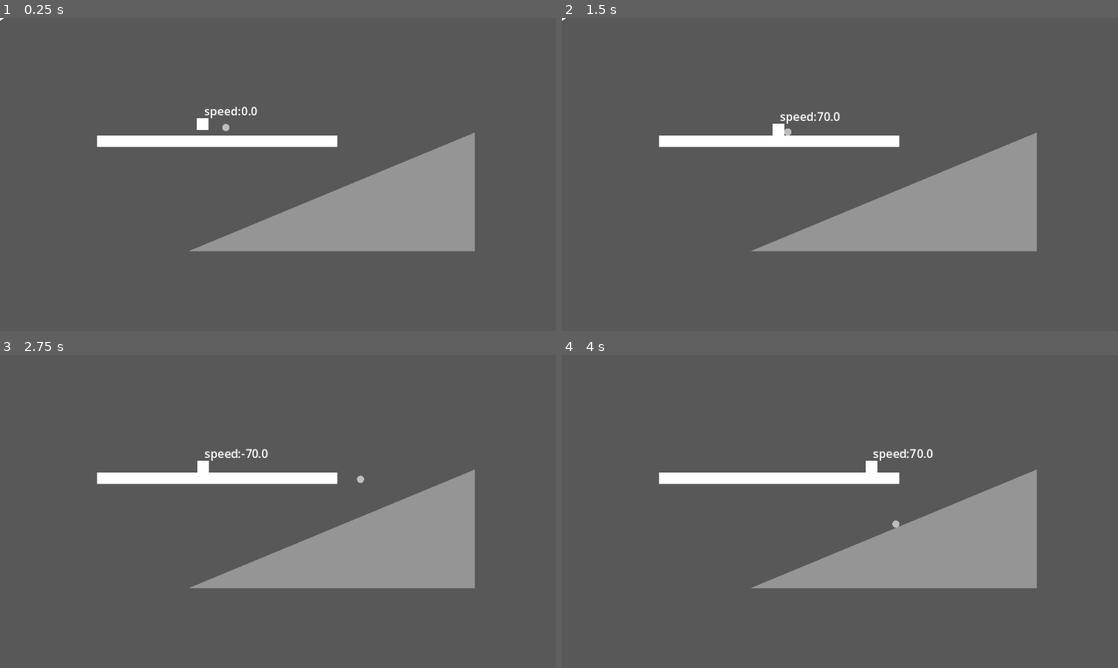
Above: before the commit, frames 1-4 (two rows, left to right).
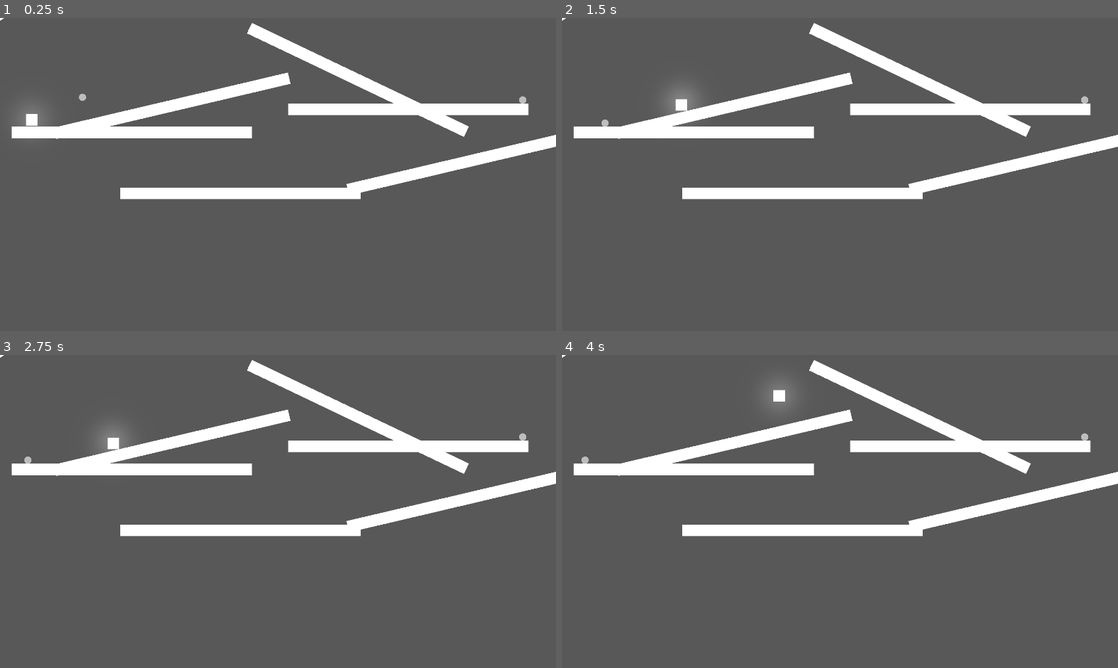
Above: after the commit, the same moments.

Repository: tiaoye123/shadow
Game: Godot game, scene res://scenes/推球测试.tscn
Same seed, same stepped clock (60 frames per second), same inputs: the game is played once before the commit and once after it. The project has no main scene, so this scene is started directly.
Inputs (mouse positions are in pixels of both pictures, inside the frame that each line leads up to):
- Up to frame 1 (0.25 s): no input
- Up to frame 2 (1.5 s): move the mouse to (962, 158) at 0.52 s; hold D (right) from 0.53 s (still down); right-click (962, 158) at 0.6 s; tap W (jump, bound only after the commit) at 0.77, 1.07 s; tap Q (light, bound only before the commit) at 0.8, 1.35 s; move the mouse to (728, 190) at 1.27 s
- Up to frame 3 (2.75 s): tap W (jump, bound only after the commit) at 1.52, 1.82 s; tap F (pick) at 1.55, 2.1 s; move the mouse to (333, 442) at 2.02 s; release D (right) at 2.03 s; hold A (left) from 2.03 s (still down); click (333, 442) at 2.3 s
- Up to frame 4 (4 s): move the mouse to (812, 574) at 2.77 s; release A (left) at 2.78 s; hold D (right) from 2.78 s (still down); click (812, 574) at 2.85 s; tap W (jump, bound only after the commit) at 3.02, 3.05, 3.32, 3.6, 3.77 s; move the mouse to (1006, 558) at 3.52 s; right-click (1006, 558) at 3.8 s

The runs differ from the first frame. In frame 1, 19% of the frame differs, in the area x 2-100%, y 1-75%; in frame 2, 19%; in frame 3, 19%, in the area x 0-100%, y 0-75%; in frame 4, 19%.

Commit message:
完成了一部分关卡白盒，完成了门-按钮逻辑

Diff:
--- a/project.godot
+++ b/project.godot
@@ -53,7 +53,12 @@
 }
 light={
 "deadzone": 0.2,
-"events": [Object(InputEventKey,"resource_local_to_scene":false,"resource_name":"","device":-1,"window_id":0,"alt_pressed":false,"shift_pressed":false,"ctrl_pressed":false,"meta_pressed":false,"pressed":false,"keycode":0,"physical_keycode":81,"key_label":0,"unicode":113,"location":0,"echo":false,"script":null)
+"events": [Object(InputEventMouseButton,"resource_local_to_scene":false,"resource_name":"","device":-1,"window_id":0,"alt_pressed":false,"shift_pressed":false,"ctrl_pressed":false,"meta_pressed":false,"button_mask":2,"position":Vector2(80, 24),"global_position":Vector2(89, 72),"factor":1.0,"button_index":2,"canceled":false,"pressed":true,"double_click":false,"script":null)
+]
+}
+jump={
+"deadzone": 0.2,
+"events": [Object(InputEventKey,"resource_local_to_scene":false,"resource_name":"","device":-1,"window_id":0,"alt_pressed":false,"shift_pressed":false,"ctrl_pressed":false,"meta_pressed":false,"pressed":false,"keycode":0,"physical_keycode":87,"key_label":0,"unicode":119,"location":0,"echo":false,"script":null)
 ]
 }
 
--- a/scenes/Player.tscn
+++ b/scenes/Player.tscn
@@ -24,14 +24,6 @@
 [node name="玩家碰撞体积" type="CollisionPolygon2D" parent="." unique_id=1301840560]
 polygon = PackedVector2Array(0, -4, -4, -3, -4, 4, 4, 4, 4, -3)
 
-[node name="speed" type="Label" parent="." unique_id=1179462973]
-offset_left = 1.0
-offset_top = -15.0
-offset_right = 11.0
-offset_bottom = -3.0
-theme_override_font_sizes/font_size = 8
-text = "67"
-
 [node name="拾取范围" type="Area2D" parent="." unique_id=1088140477]
 collision_layer = 2
 collision_mask = 2
--- /dev/null
+++ b/scenes/ground.tscn
@@ -0,0 +1,15 @@
+[gd_scene format=3 uid="uid://du1prpvc213ui"]
+
+[sub_resource type="RectangleShape2D" id="RectangleShape2D_wvhbo"]
+size = Vector2(81, 16)
+
+[node name="ground" type="Polygon2D" unique_id=1877104585]
+polygon = PackedVector2Array(-38, -8, -38, 8, 43, 8, 43, -8)
+
+[node name="StaticBody2D" type="StaticBody2D" parent="." unique_id=1090688382]
+collision_layer = 3
+collision_mask = 3
+
+[node name="CollisionShape2D" type="CollisionShape2D" parent="StaticBody2D" unique_id=1056404845]
+position = Vector2(2.5, 0)
+shape = SubResource("RectangleShape2D_wvhbo")
--- a/scenes/stone.tscn
+++ b/scenes/stone.tscn
@@ -3,7 +3,7 @@
 [ext_resource type="Script" uid="uid://6v6dcsqw1cns" path="res://script/stone.gd" id="1_hmdus"]
 
 [sub_resource type="PhysicsMaterial" id="PhysicsMaterial_hmdus"]
-friction = 0.1
+friction = 0.03
 bounce = 0.2
 
 [sub_resource type="CircleShape2D" id="CircleShape2D_t2l8l"]
@@ -16,9 +16,13 @@
 physics_material_override = SubResource("PhysicsMaterial_hmdus")
 gravity_scale = 0.4
 continuous_cd = 1
-linear_damp = 1.0
-angular_damp = 1.0
+contact_monitor = true
+max_contacts_reported = 8
+linear_damp = 0.8
+angular_damp = 0.8
 script = ExtResource("1_hmdus")
 
 [node name="CollisionShape2D" type="CollisionShape2D" parent="." unique_id=21960199]
 shape = SubResource("CircleShape2D_t2l8l")
+
+[connection signal="body_entered" from="." to="." method="_on_body_entered"]
--- /dev/null
+++ b/scenes/关卡白盒.tscn
@@ -0,0 +1,228 @@
+[gd_scene format=3 uid="uid://dptsft2j3w2ns"]
+
+[ext_resource type="PackedScene" uid="uid://1nefrf4dklsj" path="res://scenes/Player.tscn" id="1_qs82n"]
+[ext_resource type="PackedScene" uid="uid://du1prpvc213ui" path="res://scenes/ground.tscn" id="2_dknf8"]
+[ext_resource type="PackedScene" uid="uid://ba7wmhgirsrr6" path="res://scenes/火光.tscn" id="3_epj6p"]
+[ext_resource type="PackedScene" uid="uid://ba3mhywajgb0d" path="res://scenes/stone.tscn" id="4_kovhf"]
+[ext_resource type="Script" uid="uid://cbd8bvckhjvph" path="res://script/旋转门.gd" id="5_q4q4l"]
+[ext_resource type="Script" uid="uid://b2vu1lcnfm3kc" path="res://script/按钮.gd" id="6_1wdii"]
+
+[sub_resource type="Environment" id="Environment_wvhbo"]
+background_mode = 3
+glow_enabled = true
+glow_hdr_threshold = 0.7
+glow_hdr_scale = 1.0
+
+[sub_resource type="RectangleShape2D" id="RectangleShape2D_ifow5"]
+size = Vector2(2, 14)
+
+[sub_resource type="RectangleShape2D" id="RectangleShape2D_wvhbo"]
+size = Vector2(2, 1.625)
+
+[node name="关卡白盒" type="Node" unique_id=1724823283]
+
+[node name="WorldEnvironment" type="WorldEnvironment" parent="." unique_id=2082601752]
+environment = SubResource("Environment_wvhbo")
+
+[node name="背景" type="Polygon2D" parent="." unique_id=1196559667]
+position = Vector2(-4, 2)
+color = Color(0.24477637, 0.2447764, 0.24477637, 1)
+polygon = PackedVector2Array(-33, -16, 446, -13, 423, 262, -64, 258, -196.73035, -5.0677643)
+uv = PackedVector2Array(-33, -16, 446, -13, 423, 262, -64, 258, -196.73035, -5.0677643)
+
+[node name="黑暗滤镜" type="CanvasModulate" parent="." unique_id=301520359]
+color = Color(0.0056611504, 0.0056611514, 0.00566115, 1)
+
+[node name="平台组" type="Node" parent="." unique_id=1942281477]
+
+[node name="ground" parent="平台组" unique_id=1877104585 instance=ExtResource("2_dknf8")]
+position = Vector2(45, 61.000004)
+scale = Vector2(0.8592819, 0.471616)
+polygon = PackedVector2Array(-38, -8, -38, 8, 2.0483246, 8, 43, 8, 43, -8)
+
+[node name="ground3" parent="平台组" unique_id=981728504 instance=ExtResource("2_dknf8")]
+position = Vector2(122.68966, 60.74062)
+rotation = 1.5707964
+scale = Vector2(0.093929574, 4.3489966)
+polygon = PackedVector2Array(-38, -8, -38, 8, 43, 8, 43.000015, -0.044906616, 43, -8)
+
+[node name="ground6" parent="平台组" unique_id=25226375 instance=ExtResource("2_dknf8")]
+position = Vector2(92.00001, 40)
+rotation = 1.5707964
+scale = Vector2(0.093929574, 0.51279026)
+polygon = PackedVector2Array(-38, -8, -38, 8, 43, 8, 43.000015, -0.044906616, 43, -8)
+
+[node name="ground5" parent="平台组" unique_id=1007552391 instance=ExtResource("2_dknf8")]
+position = Vector2(9, 24.999998)
+rotation = 1.5707964
+scale = Vector2(0.9251068, 0.44820508)
+
+[node name="ground4" parent="平台组" unique_id=320904083 instance=ExtResource("2_dknf8")]
+position = Vector2(77, 76)
+rotation = 2.8797934
+scale = Vector2(0.42739755, 0.31477106)
+
+[node name="ground7" parent="平台组" unique_id=1431014988 instance=ExtResource("2_dknf8")]
+position = Vector2(54.117283, 80.655)
+rotation = 3.1415927
+scale = Vector2(0.16157311, 0.31477106)
+polygon = PackedVector2Array(-38, -8, -38.00003, 0.3765869, -38, 8, 43, 8, 43, -8)
+
+[node name="ground8" parent="平台组" unique_id=1444191736 instance=ExtResource("2_dknf8")]
+position = Vector2(34.000008, 89)
+rotation = 3.6651917
+scale = Vector2(0.5868403, 0.31477106)
+polygon = PackedVector2Array(-38, -8, -38.00003, 0.3765869, -38, 8, 43, 8, 43, -8)
+
+[node name="ground13" parent="平台组" unique_id=957012634 instance=ExtResource("2_dknf8")]
+position = Vector2(71.83, 117.455)
+rotation = 3.1415927
+scale = Vector2(0.13250567, 0.2656265)
+
+[node name="ground14" parent="平台组" unique_id=1184356446 instance=ExtResource("2_dknf8")]
+position = Vector2(61.04105, 114.1784)
+rotation = 3.6651917
+scale = Vector2(0.18731487, 0.2656265)
+polygon = PackedVector2Array(-38, -8, -38, 8, 43, 8, 43, -8, 37.191376, -8)
+
+[node name="ground10" parent="平台组" unique_id=911280292 instance=ExtResource("2_dknf8")]
+position = Vector2(57.747086, 105.70379)
+rotation = 2.0943952
+scale = Vector2(0.18170346, 0.089107275)
+
+[node name="ground12" parent="平台组" unique_id=1135509178 instance=ExtResource("2_dknf8")]
+position = Vector2(68, 92.99999)
+rotation = 1.5707964
+scale = Vector2(0.18397048, 0.089107275)
+
+[node name="ground2" parent="平台组" unique_id=1522934929 instance=ExtResource("2_dknf8")]
+position = Vector2(320.00003, 191)
+scale = Vector2(1.155059, 0.44820508)
+
+[node name="player自发光" parent="." unique_id=989736161 node_paths=PackedStringArray("follow_one") instance=ExtResource("3_epj6p")]
+position = Vector2(335, 171)
+texture_scale = 0.3
+base_energy = 0.4
+pos_amount = 1.5
+follow_one = NodePath("../Player")
+
+[node name="Player" parent="." unique_id=389442010 instance=ExtResource("1_qs82n")]
+position = Vector2(28, 53)
+
+[node name="通关门" type="Polygon2D" parent="." unique_id=887440734]
+modulate = Color(0.735357, 0.735357, 0.735357, 1)
+position = Vector2(336, 187.00002)
+scale = Vector2(1.999999, 2.5384638)
+color = Color(0.446777, 0.44677705, 0.44677705, 1)
+polygon = PackedVector2Array(-6, 0, -6, -10.111107, -5.400009, -11.55555, -4.800003, -12.037033, -4.200012, -12.518517, -2.4000092, -12.999992, 2.399994, -12.999992, 4.199997, -12.518517, 4.799988, -12.037033, 5.399994, -11.55555, 6, -10.111107, 6, 0)
+
+[node name="火台" type="Polygon2D" parent="通关门" unique_id=777405657]
+position = Vector2(1.5, -7.6293945e-06)
+polygon = PackedVector2Array(-9, -5.777771, -8.400009, -5.296295, -8.400009, 0, -7.200012, 0, -7.200012, -5.296295, -6.600006, -5.777771)
+
+[node name="火焰" type="Node2D" parent="通关门/火台" unique_id=1099800649]
+position = Vector2(-8, -6.303027)
+
+[node name="火光" parent="通关门/火台" unique_id=464233725 node_paths=PackedStringArray("follow_one") instance=ExtResource("3_epj6p")]
+position = Vector2(-1.9999971, -6.6969633)
+scale = Vector2(0.50000024, 0.39393905)
+texture_scale = 0.5
+pos_amount = 1.5
+follow_one = NodePath("../火焰")
+
+[node name="火台2" type="Polygon2D" parent="通关门" unique_id=700688572]
+position = Vector2(14.0000305, -7.6293945e-06)
+polygon = PackedVector2Array(-9, -5.777771, -8.400009, -5.296295, -8.400009, 0, -7.200012, 0, -7.200012, -5.296295, -6.600006, -5.777771)
+
+[node name="火焰2" type="Node2D" parent="通关门/火台2" unique_id=129014400]
+position = Vector2(-8.000028, -6.3030233)
+
+[node name="火光2" parent="通关门/火台2" unique_id=497980001 node_paths=PackedStringArray("follow_one") instance=ExtResource("3_epj6p")]
+position = Vector2(-20.500046, -6.3030243)
+scale = Vector2(0.50000024, 0.39393905)
+texture_scale = 0.5
+pos_amount = 1.5
+follow_one = NodePath("../火焰2")
+
+[node name="可交互物品" type="Node" parent="." unique_id=89633834]
+
+[node name="石头" type="Node" parent="可交互物品" unique_id=1006565174]
+
+[node name="stone" parent="可交互物品/石头" unique_id=659653322 node_paths=PackedStringArray("light") instance=ExtResource("4_kovhf")]
+position = Vector2(56, 55)
+light = NodePath("../火光_stone")
+
+[node name="火光_stone" parent="可交互物品/石头" unique_id=374508967 node_paths=PackedStringArray("follow_one") instance=ExtResource("3_epj6p")]
+visible = false
+texture_scale = 0.55
+follow_one = NodePath("../stone")
+
+[node name="stone2" parent="可交互物品/石头" unique_id=120887023 node_paths=PackedStringArray("light") instance=ExtResource("4_kovhf")]
+position = Vector2(51, 76)
+light = NodePath("../火光_stone2")
+
+[node name="火光_stone2" parent="可交互物品/石头" unique_id=1085206323 node_paths=PackedStringArray("follow_one") instance=ExtResource("3_epj6p")]
+visible = false
+texture_scale = 0.55
+follow_one = NodePath("../stone2")
+
+[node name="机关" type="Node" parent="." unique_id=1783499836]
+
+[node name="旋转门-按钮组" type="Node" parent="机关" unique_id=176263510]
+
+[node name="旋转门" type="Node2D" parent="机关/旋转门-按钮组" unique_id=1200813896 node_paths=PackedStringArray("button")]
+position = Vector2(92, 43)
+script = ExtResource("5_q4q4l")
+button = NodePath("../按钮")
+
+[node name="Polygon2D" type="Polygon2D" parent="机关/旋转门-按钮组/旋转门" unique_id=1296143043]
+position = Vector2(-1, 0)
+polygon = PackedVector2Array(0, 0, 0, 14, 2, 14, 2, 0)
+
+[node name="StaticBody2D" type="StaticBody2D" parent="机关/旋转门-按钮组/旋转门" unique_id=2111532298]
+position = Vector2(2, 0)
+collision_layer = 3
+collision_mask = 3
+
+[node name="CollisionShape2D" type="CollisionShape2D" parent="机关/旋转门-按钮组/旋转门/StaticBody2D" unique_id=744212202]
+position = Vector2(-2, 7)
+shape = SubResource("RectangleShape2D_ifow5")
+
+[node name="旋转门2" type="Node2D" parent="机关/旋转门-按钮组" unique_id=1061936269 node_paths=PackedStringArray("button")]
+position = Vector2(57.999996, 104.99999)
+rotation = -4.1887903
+scale = Vector2(0.73162854, 0.62764984)
+script = ExtResource("5_q4q4l")
+button = NodePath("../按钮")
+
+[node name="Polygon2D" type="Polygon2D" parent="机关/旋转门-按钮组/旋转门2" unique_id=1451724487]
+position = Vector2(-1, 0)
+polygon = PackedVector2Array(0, 0, 0, 14, 2, 14, 2, 0)
+
+[node name="StaticBody2D" type="StaticBody2D" parent="机关/旋转门-按钮组/旋转门2" unique_id=132468718]
+position = Vector2(2, 0)
+collision_layer = 3
+collision_mask = 3
+
+[node name="CollisionShape2D" type="CollisionShape2D" parent="机关/旋转门-按钮组/旋转门2/StaticBody2D" unique_id=238512677]
+position = Vector2(-2, 7)
+scale = Vector2(0.99999994, 1.0000002)
+shape = SubResource("RectangleShape2D_ifow5")
+
+[node name="按钮" type="Node2D" parent="机关/旋转门-按钮组" unique_id=1263806372]
+position = Vector2(72.785, 115.375)
+script = ExtResource("6_1wdii")
+
+[node name="Polygon2D" type="Polygon2D" parent="机关/旋转门-按钮组/按钮" unique_id=1443641331]
+scale = Vector2(1, 0.5)
+polygon = PackedVector2Array(-1, 0, -1, -2, 1, -2, 1, 0)
+
+[node name="Area2D" type="Area2D" parent="机关/旋转门-按钮组/按钮" unique_id=248937453]
+collision_layer = 3
+collision_mask = 3
+
+[node name="CollisionShape2D" type="CollisionShape2D" parent="机关/旋转门-按钮组/按钮/Area2D" unique_id=370342958]
+position = Vector2(0, -0.1875)
+shape = SubResource("RectangleShape2D_wvhbo")
+
+[connection signal="body_entered" from="机关/旋转门-按钮组/按钮/Area2D" to="机关/旋转门-按钮组/按钮" method="_on_area_2d_body_entered"]
--- a/scenes/推球测试.tscn
+++ b/scenes/推球测试.tscn
@@ -2,6 +2,7 @@
 
 [ext_resource type="PackedScene" uid="uid://ba3mhywajgb0d" path="res://scenes/stone.tscn" id="1_w82n8"]
 [ext_resource type="PackedScene" uid="uid://1nefrf4dklsj" path="res://scenes/Player.tscn" id="2_fu0kv"]
+[ext_resource type="PackedScene" uid="uid://ba7wmhgirsrr6" path="res://scenes/火光.tscn" id="3_tiylb"]
 
 [sub_resource type="Gradient" id="Gradient_0wfyh"]
 offsets = PackedFloat32Array(1)
@@ -10,8 +11,24 @@
 [sub_resource type="GradientTexture2D" id="GradientTexture2D_djd6u"]
 gradient = SubResource("Gradient_0wfyh")
 
+[sub_resource type="PhysicsMaterial" id="PhysicsMaterial_fu0kv"]
+friction = 0.0
+
 [sub_resource type="RectangleShape2D" id="RectangleShape2D_ifow5"]
 size = Vector2(166, 8)
+
+[sub_resource type="PhysicsMaterial" id="PhysicsMaterial_tiylb"]
+friction = 0.0
+
+[sub_resource type="PhysicsMaterial" id="PhysicsMaterial_djd6u"]
+friction = 0.0
+
+[sub_resource type="PhysicsMaterial" id="PhysicsMaterial_a2kau"]
+friction = 0.0
+
+[sub_resource type="Environment" id="Environment_tiylb"]
+glow_enabled = true
+glow_hdr_threshold = 0.9
 
 [node name="推球测试" type="Node" unique_id=1773722584]
 
@@ -21,11 +38,11 @@
 texture = SubResource("GradientTexture2D_djd6u")
 
 [node name="Player" parent="." unique_id=389442010 instance=ExtResource("2_fu0kv")]
-position = Vector2(140, 60)
+position = Vector2(22, 57)
 "扔球speed" = 250.0
 
 [node name="ground" type="Node2D" parent="." unique_id=1751661882]
-position = Vector2(-86, -47)
+position = Vector2(-145, -53)
 
 [node name="Polygon2D" type="Polygon2D" parent="ground" unique_id=1027455991]
 polygon = PackedVector2Array(153, 128, 153, 136, 319, 136, 319, 128)
@@ -33,28 +50,119 @@
 [node name="StaticBody2D" type="StaticBody2D" parent="ground/Polygon2D" unique_id=1522789791]
 collision_layer = 3
 collision_mask = 3
+physics_material_override = SubResource("PhysicsMaterial_fu0kv")
 
 [node name="CollisionShape2D" type="CollisionShape2D" parent="ground/Polygon2D/StaticBody2D" unique_id=1623028494]
 position = Vector2(236, 132)
 shape = SubResource("RectangleShape2D_ifow5")
 
-[node name="ground2" type="Node2D" parent="." unique_id=1167674136]
-position = Vector2(429, 2)
-scale = Vector2(-1, 1)
+[node name="ground4" type="Node2D" parent="." unique_id=1174514417]
+position = Vector2(46, -69)
 
-[node name="Polygon2D" type="Polygon2D" parent="ground2" unique_id=1943165179]
-position = Vector2(-3, 4)
-color = Color(0.5890956, 0.58909565, 0.58909535, 1)
-polygon = PackedVector2Array(104, 73, 104, 155, 302, 155)
+[node name="Polygon2D" type="Polygon2D" parent="ground4" unique_id=2036407770]
+polygon = PackedVector2Array(153, 128, 153, 136, 319, 136, 319, 128)
 
-[node name="StaticBody2D" type="StaticBody2D" parent="ground2/Polygon2D" unique_id=1149469932]
-position = Vector2(-14, 11)
+[node name="StaticBody2D" type="StaticBody2D" parent="ground4/Polygon2D" unique_id=1803698193]
+collision_layer = 3
+collision_mask = 3
+physics_material_override = SubResource("PhysicsMaterial_tiylb")
+
+[node name="CollisionShape2D" type="CollisionShape2D" parent="ground4/Polygon2D/StaticBody2D" unique_id=1251155492]
+position = Vector2(236, 132)
+shape = SubResource("RectangleShape2D_ifow5")
+
+[node name="ground5" type="Node2D" parent="." unique_id=1430035223]
+position = Vector2(-70, -11)
+
+[node name="Polygon2D" type="Polygon2D" parent="ground5" unique_id=1123245047]
+polygon = PackedVector2Array(153, 128, 153, 136, 319, 136, 319, 128)
+
+[node name="StaticBody2D" type="StaticBody2D" parent="ground5/Polygon2D" unique_id=1882690664]
+collision_layer = 3
+collision_mask = 3
+physics_material_override = SubResource("PhysicsMaterial_djd6u")
+
+[node name="CollisionShape2D" type="CollisionShape2D" parent="ground5/Polygon2D/StaticBody2D" unique_id=1987651095]
+position = Vector2(236, 132)
+shape = SubResource("RectangleShape2D_ifow5")
+
+[node name="ground2" type="Node2D" parent="." unique_id=1215843050]
+position = Vector2(61.000008, 24.999998)
+rotation = -0.23078373
+
+[node name="Polygon2D" type="Polygon2D" parent="ground2" unique_id=987795989]
+polygon = PackedVector2Array(153, 128, 153, 136, 319, 136, 319, 128)
+
+[node name="StaticBody2D" type="StaticBody2D" parent="ground2/Polygon2D" unique_id=230702364]
+position = Vector2(-7.389226e-06, -2.125204e-06)
+collision_layer = 3
+collision_mask = 3
+physics_material_override = SubResource("PhysicsMaterial_a2kau")
+
+[node name="CollisionShape2D" type="CollisionShape2D" parent="ground2/Polygon2D/StaticBody2D" unique_id=1079868994]
+position = Vector2(236, 132)
+shape = SubResource("RectangleShape2D_ifow5")
+
+[node name="ground6" type="Node2D" parent="." unique_id=2102766967]
+position = Vector2(-141, -13.999996)
+rotation = -0.23078373
+
+[node name="Polygon2D" type="Polygon2D" parent="ground6" unique_id=81500564]
+polygon = PackedVector2Array(153, 128, 153, 136, 319, 136, 319, 128)
+
+[node name="StaticBody2D" type="StaticBody2D" parent="ground6/Polygon2D" unique_id=1332605583]
+position = Vector2(-7.389226e-06, -2.125204e-06)
+collision_layer = 3
+collision_mask = 3
+physics_material_override = SubResource("PhysicsMaterial_a2kau")
+
+[node name="CollisionShape2D" type="CollisionShape2D" parent="ground6/Polygon2D/StaticBody2D" unique_id=2056559010]
+position = Vector2(236, 132)
+shape = SubResource("RectangleShape2D_ifow5")
+
+[node name="ground3" type="Node2D" parent="." unique_id=276150720]
+position = Vector2(90.99999, -178)
+rotation = 0.44501966
+
+[node name="Polygon2D" type="Polygon2D" parent="ground3" unique_id=1430904382]
+polygon = PackedVector2Array(153, 128, 153, 136, 319, 136, 319, 128)
+
+[node name="StaticBody2D" type="StaticBody2D" parent="ground3/Polygon2D" unique_id=1865030814]
 collision_layer = 3
 collision_mask = 3
 
-[node name="CollisionPolygon2D" type="CollisionPolygon2D" parent="ground2/Polygon2D/StaticBody2D" unique_id=1681832106]
-position = Vector2(14, -11)
-polygon = PackedVector2Array(104, 73, 302, 155, 104, 155)
+[node name="CollisionShape2D" type="CollisionShape2D" parent="ground3/Polygon2D/StaticBody2D" unique_id=246894852]
+position = Vector2(236, 132)
+shape = SubResource("RectangleShape2D_ifow5")
 
-[node name="stone" parent="." unique_id=659653322 instance=ExtResource("1_w82n8")]
-position = Vector2(156, 65)
+[node name="stone" parent="." unique_id=659653322 node_paths=PackedStringArray("light") instance=ExtResource("1_w82n8")]
+position = Vector2(57, 44)
+light = NodePath("../光源组/火光")
+
+[node name="stone2" parent="." unique_id=1441931086 node_paths=PackedStringArray("light") instance=ExtResource("1_w82n8")]
+position = Vector2(361, 55)
+light = NodePath("../光源组/火光2")
+
+[node name="光源组" type="Node" parent="." unique_id=1121738700]
+
+[node name="火光" parent="光源组" unique_id=989736161 node_paths=PackedStringArray("follow_one") instance=ExtResource("3_tiylb")]
+visible = false
+texture_scale = 0.5
+follow_one = NodePath("../../stone")
+
+[node name="火光2" parent="光源组" unique_id=132382489 node_paths=PackedStringArray("follow_one") instance=ExtResource("3_tiylb")]
+visible = false
+texture_scale = 0.5
+follow_one = NodePath("../../stone2")
+
+[node name="火光3" parent="光源组" unique_id=1485526127 node_paths=PackedStringArray("follow_one") instance=ExtResource("3_tiylb")]
+texture_scale = 0.4
+base_energy = 0.4
+follow_one = NodePath("../../Player")
+
+[node name="CanvasModulate" type="CanvasModulate" parent="." unique_id=669351506]
+visible = false
+color = Color(0.00566115, 0.005661152, 0.005661148, 1)
+
+[node name="WorldEnvironment" type="WorldEnvironment" parent="." unique_id=291767352]
+environment = SubResource("Environment_tiylb")
--- a/scenes/火光.tscn
+++ b/scenes/火光.tscn
@@ -4,7 +4,7 @@
 
 [sub_resource type="Gradient" id="Gradient_sugp2"]
 interpolation_mode = 2
-offsets = PackedFloat32Array(0, 0.6855895, 1)
+offsets = PackedFloat32Array(0, 0.55021834, 1)
 colors = PackedColorArray(1, 1, 1, 1, 0.09374815, 0.07918018, 0.062130332, 0.097958386, 0, 0, 0, 0)
 
 [sub_resource type="GradientTexture2D" id="GradientTexture2D_wvhbo"]
@@ -15,11 +15,10 @@
 fill_from = Vector2(0.5, 0.5)
 fill_to = Vector2(0.85, 0.15)
 
-[node name="火光" type="PointLight2D" unique_id=989736161 node_paths=PackedStringArray("follow_one")]
+[node name="火光" type="PointLight2D" unique_id=989736161]
 color = Color(1.353256, 1.353256, 1.353256, 1)
 texture = SubResource("GradientTexture2D_wvhbo")
 texture_scale = 0.7
 script = ExtResource("1_t2vdx")
 flicker_amount = 0.25
 pos_amount = 2.5
-follow_one = NodePath("")
--- a/script/player.gd
+++ b/script/player.gd
@@ -9,7 +9,6 @@
 var speed_tween : Tween
 @export var G : float = 400
 var player_face : float
-@onready var speed: Label = $speed
 
 #拾取检测和手持物品
 var item_can_pick_up : Array[Node2D]
@@ -32,7 +31,7 @@
 	#下落
 	if not is_on_floor():
 		velocity.y += G * delta
-		velocity.y = clamp(velocity.y , 0 , 300)
+		velocity.y = clamp(velocity.y , -200 , 300)
 
 	#移动速度计算
 	player_face = Input.get_axis("left" , "right")
@@ -46,6 +45,8 @@
 			speed_tween = create_tween()
 			speed_tween.tween_property(self , "move_speed" , 0 , 0.05 )
 	velocity.x = move_speed
+	if is_on_floor() and Input.is_action_just_pressed("jump"):
+		velocity.y = -130
 	move_and_slide()
 	debug_label()
 
@@ -53,13 +54,13 @@
 	if not item_can_pick_up.is_empty() and Input.is_action_just_pressed("pick"):
 		pick_up()
 
-	#扔他妈的球
+	#扔他妈的球 and 点他妈的燃
 	if item_in_hand:
 		item_in_hand.global_position = global_position
 		if Input.is_action_just_pressed("扔"):
 			扔球(dir)
 		if Input.is_action_just_pressed("light"):
-			$"../火光2".visible = true
+			item_in_hand.set_state(item_in_hand.State.IS_FIRE)
 
 
 	#扔球箭头相关
@@ -84,7 +85,7 @@
 
 #debug用label
 func debug_label() -> void:
-	speed.text =  "speed:" + str(move_speed)
+	pass
 
 
 #拾取身边可拾取item
--- a/script/stone.gd
+++ b/script/stone.gd
@@ -1,9 +1,15 @@
 extends RigidBody2D
+
+@export var light : Light2D
 
 @export var radius : float = 2.5
 @onready var collision_shape_2d: CollisionShape2D = $CollisionShape2D
 
 const light_classic : String = "fire"
+
+enum State { NOT_FIRE , IS_FIRE }
+var state : State = State.NOT_FIRE
+@onready var label: Label = $Label
 
 
 # Called when the node enters the scene tree for the first time.
@@ -11,9 +17,28 @@
 	queue_redraw()
 
 
-# Called every frame. 'delta' is the elapsed time since the previous frame.
-func _process(delta: float) -> void:
+#设置状态机
+func set_state(value : State) -> void:
+	if value == state:
+		return
+	state = value
+	apply_state()
+
+
+func apply_state() -> void:
+	match state:
+		State.NOT_FIRE:
+			熄灭()
+		State.IS_FIRE:
+			点燃()
+
+
+func 熄灭() -> void:
 	pass
+
+
+func 点燃() -> void:
+	light.visible = true
 
 
 func _draw() -> void:
@@ -31,3 +56,9 @@
 	await get_tree().create_timer(0.2).timeout
 	set_collision_layer_value(1 , true)
 	set_collision_mask_value(1 , true)
+
+
+func _on_body_entered(body: Node) -> void:
+	if body.is_in_group("can_light"):
+		if state == State.IS_FIRE:
+			body.set_state(body.State.IS_FIRE)
--- /dev/null
+++ b/script/按钮.gd
@@ -0,0 +1,15 @@
+extends Node2D
+
+@onready var polygon_2d: Polygon2D = $Polygon2D
+
+signal open_door()
+
+
+func _ready() -> void:
+	pass
+
+
+func _on_area_2d_body_entered(body: Node2D) -> void:
+	if body.is_in_group("can_pick_up"):
+		open_door.emit()
+		queue_free()
--- /dev/null
+++ b/script/旋转门.gd
@@ -0,0 +1,16 @@
+extends Node2D
+
+
+@export var button : Node2D
+
+
+func _ready() -> void:
+	if button:
+		button.open_door.connect(open)
+
+
+
+
+func open() -> void:
+	var roat_tween = get_tree().create_tween()
+	roat_tween.tween_property(self , "rotation" , rotation + deg_to_rad(-90) , 0.7)
--- a/script/火光.gd
+++ b/script/火光.gd
@@ -30,7 +30,8 @@
 
 func _process(delta: float) -> void:
 
-	base_position = follow_one.position
+	if follow_one:
+		base_position = follow_one.position
 
 	#噪声计时器计时
 	t += delta
Not shown, added: script/按钮.gd.uid
Not shown, added: script/旋转门.gd.uid
